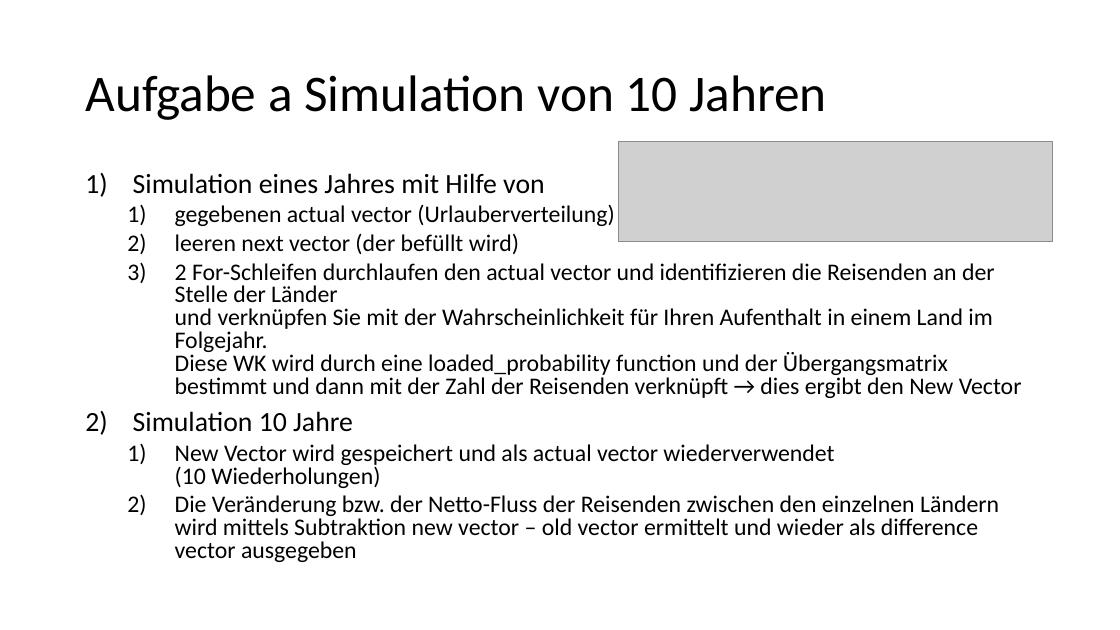
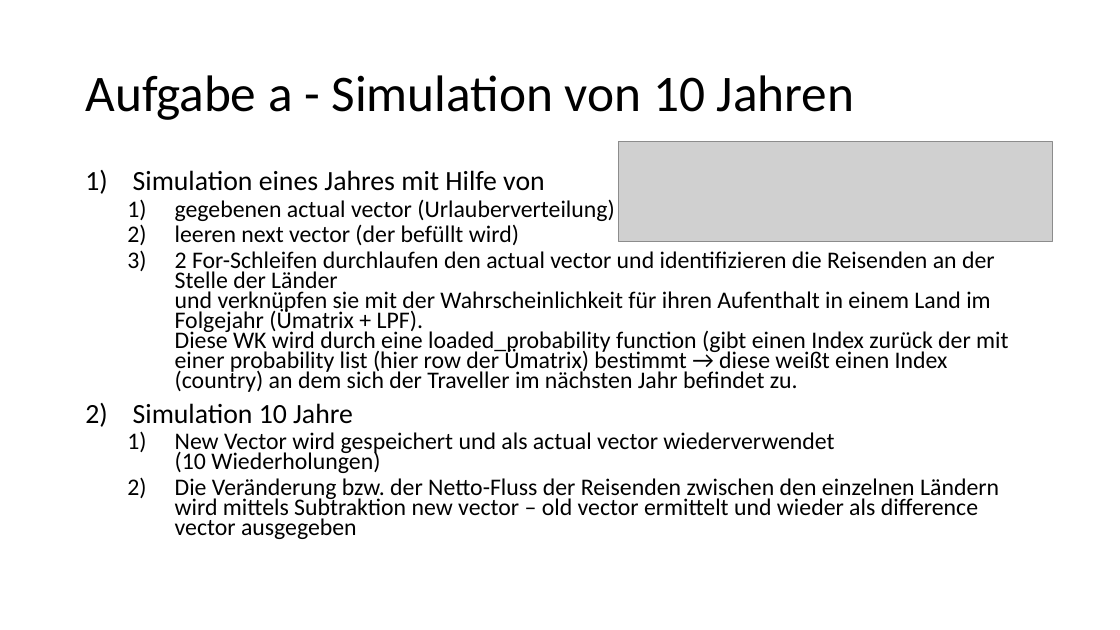
Before and after one commit to yanickdi/sugimoto_course, a slide deck: slide 3 of slides/BSP 12 URLAUB.pptx. Drawn at 1120x630 pixels with LibreOffice and Linux fonts; fonts in the diff are those of the drawing; grey boxes stand for pictures. Boxes give left, top, right and bottom in pixels: in the first picture for what was removed or moved away, otherwise in the second. Text is boxed around its words. In the diff, an @@ line names an element or a change of style, - is before the commit and + after.

```diff
--- a/slides/BSP 12 URLAUB.pptx
+++ b/slides/BSP 12 URLAUB.pptx
@@ title at (x1=85, y1=75, x2=855, y2=120): text changed @@
-Aufgabe a Simulation von 10 Jahren
+Aufgabe a - Simulation von 10 Jahren
@@ text at (x1=133, y1=170, x2=999, y2=539): line spacing 0.8 to 0.7 @@
@@ text at (x1=175, y1=251, x2=1008, y2=392): text changed @@
-  3) 2 For-Schleifen durchlaufen den actual vector und identifizieren die Reisenden an der Stelle der Länder
-     und verknüpfen Sie mit der Wahrscheinlichkeit für Ihren Aufenthalt in einem Land im Folgejahr.
-     Diese WK wird durch eine loaded_probability function und der Übergangsmatrix bestimmt und dann mit der Zahl der Reisenden verknüpft → dies ergibt den New Vector
+  3) 2 For-Schleifen durchlaufen den actual vector und identifizieren die Reisenden an der Stelle der Länder
+     und verknüpfen sie mit der Wahrscheinlichkeit für ihren Aufenthalt in einem Land im Folgejahr (Ümatrix + LPF).
+     Diese WK wird durch eine loaded_probability function (gibt einen Index zurück der mit einer probability list (hier row der Ümatrix) bestimmt → diese weißt einen Index (country) an dem sich der Traveller im nächsten Jahr befindet zu.
```
Also in this commit, not shown: 1 other slide changed, 2 other files.
